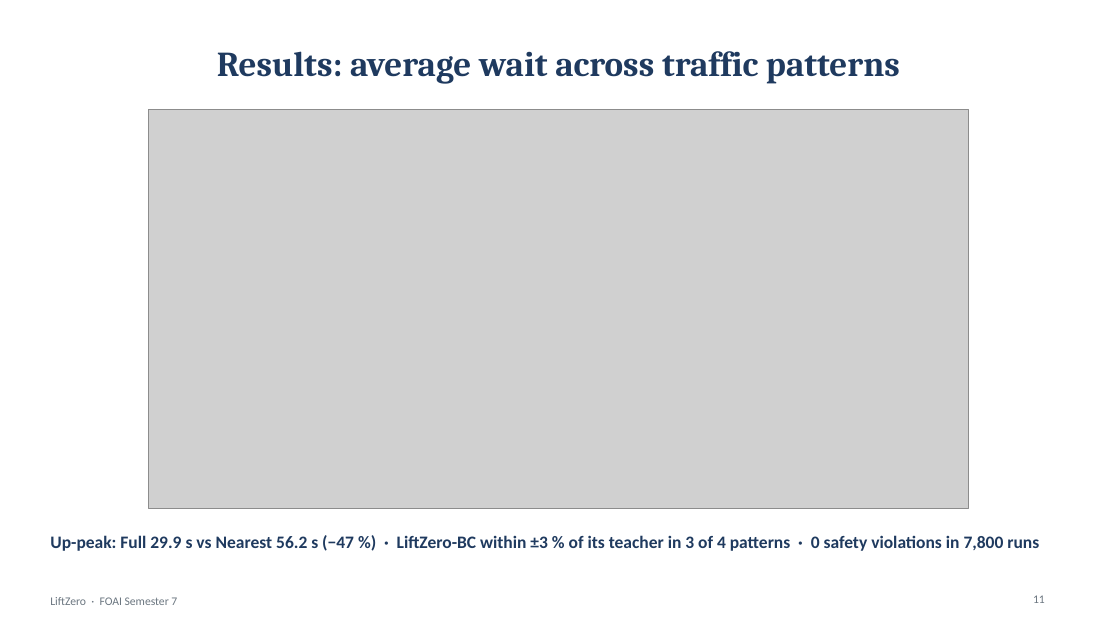
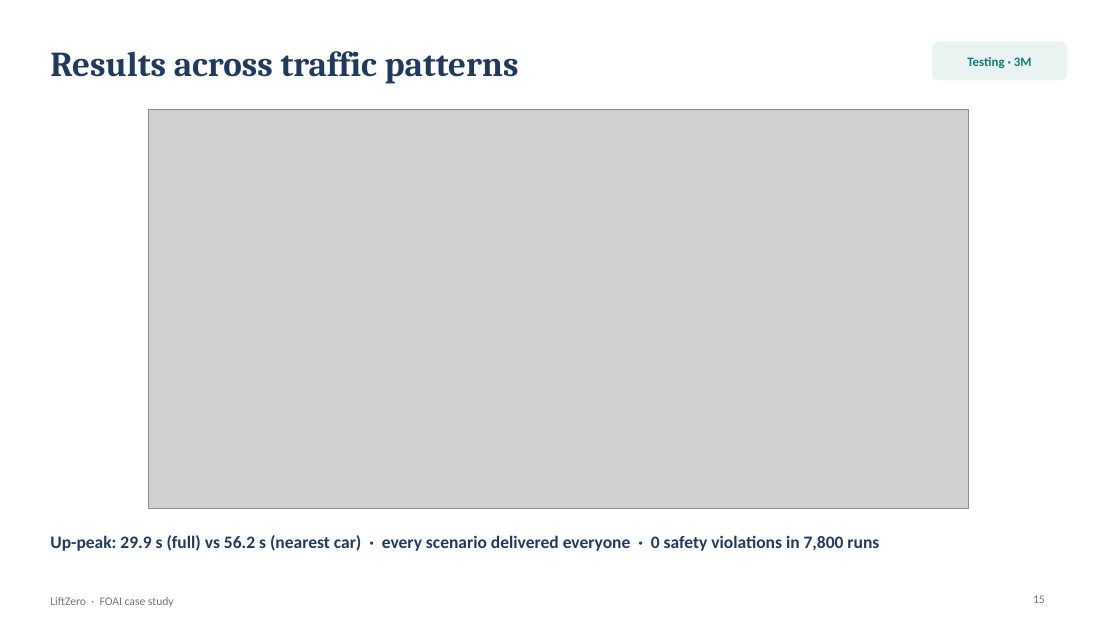
Before and after one commit to Adhikkesh/Multi-Agent-Smart-Elevator-Fleet-Coordinator, a slide deck: slide 15 of docs/LiftZero_Viva_Deck.pptx (slide 11 before the commit). Drawn at 1120x630 pixels with LibreOffice and Linux fonts; fonts in the diff are those of the drawing; grey boxes stand for pictures. Boxes give left, top, right and bottom in pixels: in the first picture for what was removed or moved away, otherwise in the second. Text is boxed around its words. In the diff, an @@ line names an element or a change of style, - is before the commit and + after.

```diff
--- a/docs/LiftZero_Viva_Deck.pptx
+++ b/docs/LiftZero_Viva_Deck.pptx
@@ title at (x1=50, y1=51, x2=519, y2=84): text changed @@
-Results: average wait across traffic patterns
+Results across traffic patterns
@@ rounded rectangle added at (x1=933, y1=42, x2=1067, y2=80), fill #E8F3F2, outline #E8F3F2 1 pt @@
@@ text added at (x1=967, y1=57, x2=1032, y2=68), 11 pt, text #0F7C7A, bold @@
+Testing · 3M
@@ text at (x1=50, y1=535, x2=879, y2=551): text changed @@
-Up-peak: Full 29.9 s vs Nearest 56.2 s (−47 %) · LiftZero-BC within ±3 % of its teacher in 3 of 4 patterns · 0 safety violations in 7,800 runs
+Up-peak: 29.9 s (full) vs 56.2 s (nearest car) · every scenario delivered everyone · 0 safety violations in 7,800 runs
@@ text at (x1=50, y1=597, x2=174, y2=607): text changed @@
-LiftZero · FOAI Semester 7
+LiftZero · FOAI case study
@@ page number at (x1=1033, y1=595, x2=1045, y2=603): text changed @@
-11
+15
```
Also in this commit, not shown: 2 other slides changed, 15 slides added, 11 slides removed, 14 other files.
